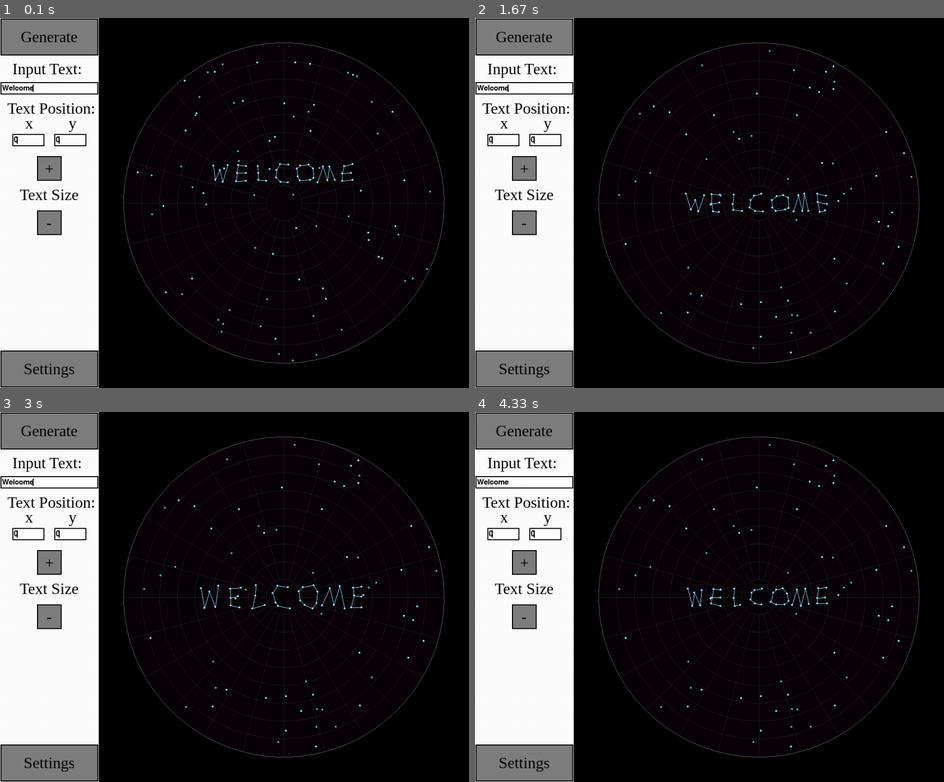
Above: before the commit, frames 1-4 (two rows, left to right).
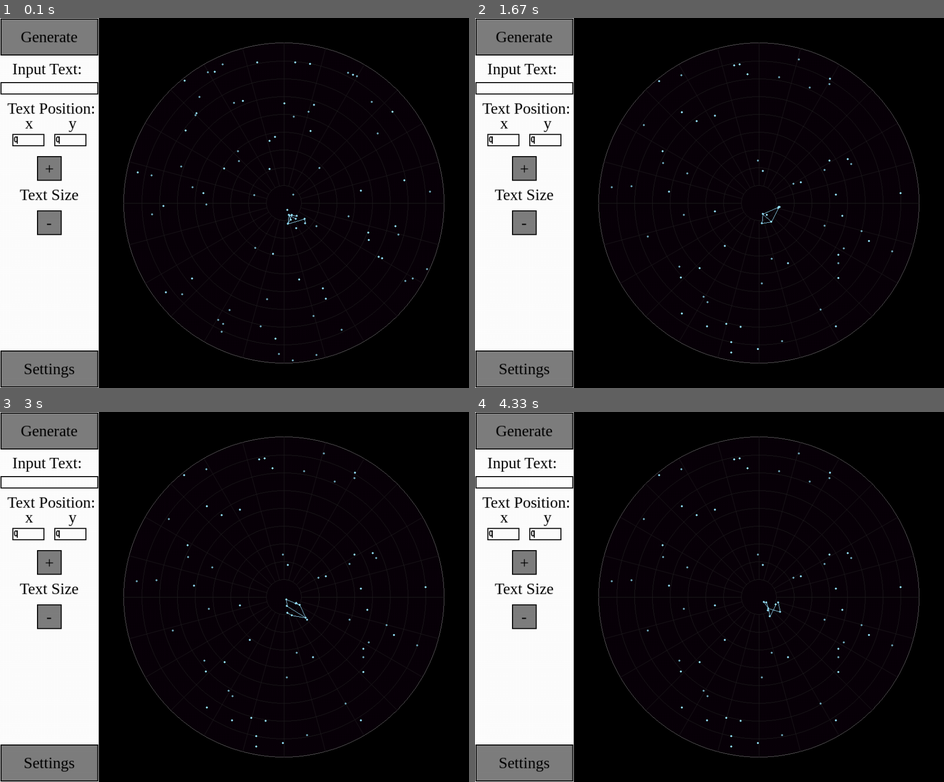
Above: after the commit, the same moments.

Repository: stephenfinch/Star-Map-Generator_v2
Game: pygame game, started from main.py
Two runs of this game, one before a commit and one after it. Both use one fixed random seed, a clock stepped at 60 frames per second and the inputs below.
Inputs (mouse positions are in pixels of both pictures, inside the frame that each line leads up to):
- Up to frame 1 (0.1 s): no input
- Up to frame 2 (1.67 s): click (521, 36) at 0.38 s
- Up to frame 3 (3 s): click (46, 563) at 2.07 s
- Up to frame 4 (4.33 s): click (521, 615) at 3.73 s

The runs differ from the first frame. In frame 1, 0.4% of the frame differs, in the area x 0-76%, y 17-56%; in frame 2, 0.6%; in frame 3, 0.7%, in the area x 0-94%, y 8-91%; in frame 4, 0.6%.

Commit message:
Update
random constellations

Diff:
--- a/backend.py
+++ b/backend.py
@@ -30,10 +30,7 @@
         else:
             settings.number_of_stars = 0
             temp_text = "0"
-        textbox = get_input_object("starcount")
-        textbox.text_object.input_string = temp_text
-        textbox.text_object.cursor_position = len(temp_text.strip())
-        textbox.text_object.update([])
+        change_textbox("starcount", temp_text.strip())
     elif action == "showgrid":
         settings.show_grid = not settings.show_grid
     elif action == "showconstellations":
@@ -47,16 +44,13 @@
             settings.text_size -= 5
         perform_action("rewrite", settings)
     elif action == "rewrite":
-        textbox = get_input_object("textString")
         temp_string = query_input("textString")
         temp_text = ""
         for char in temp_string:
             if char.isalpha() or char == " ":
                 temp_text += char
         settings.text_input = temp_text.strip()
-        textbox.text_object.input_string = temp_text.strip()
-        textbox.text_object.cursor_position = len(temp_text.strip())
-        textbox.text_object.update([])
+        change_textbox("textString", temp_text.strip())
         perform_action("starcount", settings)
         perform_action("textPosX", settings)
     elif action == "textPosX" or action == "textPosY":
@@ -67,6 +61,13 @@
                 strX += char
         if not strX:
             strX = "0"
+            change_textbox("textPosX", strX)
+        if abs(int(strX)) > 999:
+            if int(strX) < 0:
+                strX = "-999"
+            else:
+                strX = "999"
+            change_textbox("textPosX", strX)
         strY = ""
         posY = query_input("textPosY")
         for char in posY:
@@ -74,4 +75,17 @@
                 strY += char
         if not strY:
             strY = "0"
+            change_textbox("textPosY", strY)
+        if abs(int(strY)) > 999:
+            if int(strY) < 0:
+                strY = "-999"
+            else:
+                strY = "999"
+            change_textbox("textPosY", strY)
         settings.text_location = star_map.coerce_to_center(int(strX),int(strY))
+
+def change_textbox(textbox, string):
+    textbox = get_input_object(textbox)
+    textbox.text_object.input_string = string
+    textbox.text_object.cursor_position = len(string)
+    textbox.text_object.update([])
--- a/constellation.py
+++ b/constellation.py
@@ -8,10 +8,10 @@
         self.size = size #side length of the 5x5 grid
         self.center = center #x,y pos of the center of the grid
         self.grid_points = [] #list of list of points on the 5x5 grid
-        self.grid_lines = [] #list with each item being a line -- a line is a pair of points
+        self.grid_lines = [] #list with each item being a pair of points on the 5x5 grid
         self.point_spacing = self.size // 4
         self.star_points = [] #list of star objects that are placed at the right points
-        self.star_lines = [] #
+        self.star_lines = [] #list of pairs of points ready to be drawn into star objects and lines using the pygame draw.lines function
         self.point_dict = {}
 
     ### This function can draw the constellation using its own data (self)
@@ -59,3 +59,66 @@
             pygame.draw.circle(main_surface, star.color, (star.x, star.y), star.size, 0)
         for line in self.star_lines:
             pygame.draw.lines(main_surface, settings.star_color, False, line, 1)
+
+
+
+class Random_Constellation(Constellation):
+
+    def __init__(self, size, center, settings, orientation=0, is_inverted=False):
+        self.orientation = orientation
+        self.is_inverted = is_inverted
+        super().__init__(size, center, settings)
+
+    def change_orientation(self, shift): # num can be [0,3] and will indicate the orientation -- 0 is default and it rotates clockwise as num increases
+        def translate(num, shift):
+            oldX = (num - 1) % 5 + 1
+            oldY = (num - 1) // 5 + 1
+            if shift == 1:
+                newX = oldY
+                newY = 5 - ((oldX - 1) % 5)
+            elif shift == 2:
+                newX = 5 - ((oldX - 1) % 5)
+                newY = 5 - ((oldY - 1) % 5)
+            elif shift == 3:
+                newX = 5 - ((oldY - 1) % 5)
+                newY = oldX
+            return (newY - 1) * 5 + newX
+
+        new_grid_points = []
+        for group in self.grid_points:
+            temp_group = []
+            for num in group:
+                temp_group.append(translate(num, shift))
+            new_grid_points.append(temp_group)
+        self.grid_points = new_grid_points
+        new_grid_lines = []
+        for group in self.grid_lines:
+            temp_group = []
+            for num in group:
+                temp_group.append((translate(num[0], shift), translate(num[1], shift)))
+            new_grid_lines.append(temp_group)
+        self.grid_lines = new_grid_lines
+
+    def invert(self):
+        new_grid_points = []
+        for group in self.grid_points:
+            temp_group = []
+            for num in group:
+                temp_group.append(((num - 1) // 5) * 5 + (5 - ((num - 1) % 5)))
+            new_grid_points.append(temp_group)
+        self.grid_points = new_grid_points
+        new_grid_lines = []
+        for group in self.grid_lines:
+            temp_group = []
+            for num in group:
+                temp_group.append((((num[0] - 1) // 5) * 5 + (5 - ((num[0] - 1) % 5)), ((num[1] - 1) // 5) * 5 + (5 - ((num[1] - 1) % 5))))
+            new_grid_lines.append(temp_group)
+        self.grid_lines = new_grid_lines
+
+
+    def draw(self, main_surface, settings):
+        if self.is_inverted:
+            self.invert()
+        if self.orientation != 0:
+            self.change_orientation(self.orientation)
+        super().draw(main_surface, settings)
--- a/draw.py
+++ b/draw.py
@@ -69,8 +69,8 @@
 #text boxes --> [num of stars, constellation text]
 main_textbox_list = [
     Textbox(action="textString", area=((1, 130), (198, 25)), border_size=2, spacing=1, max_length=15),
-    Textbox(action="textPosX", area=((25, 235), (65, 25)), border_size=2, spacing=1, max_length=3),
-    Textbox(action="textPosY", area=((110, 235), (65, 25)), border_size=2, spacing=1, max_length=3)
+    Textbox(action="textPosX", area=((25, 235), (65, 25)), border_size=2, spacing=1, max_length=4),
+    Textbox(action="textPosY", area=((110, 235), (65, 25)), border_size=2, spacing=1, max_length=4)
 ]
 
 settings_textbox_list = [
--- a/settings.py
+++ b/settings.py
@@ -2,8 +2,8 @@
     def __init__(self):
 
         #Main display
-        self.text_input = "Welcome"             #text box (maybe add numbers later)
-        self.text_size = 35                     #slider
+        self.text_input = '' #"Welcome"             #text box (maybe add numbers later)
+        self.text_size = 35                      #slider
         self.text_location = (0, 60)             #four buttons (arrows -- move the center)
 
         #Options display
@@ -12,6 +12,7 @@
         self.show_constellations = True         #button --> turn on/off constellations
         self.show_grid = True                   #button
         self.constellation_density = 0          #slider
+        self.number_of_constellations = 1 # fix using density and size later
         self.number_of_stars = 5000             #text box (int only)
 
         #Backend
--- a/star_map.py
+++ b/star_map.py
@@ -1,5 +1,5 @@
 from star import Star
-from constellation import Constellation
+from constellation import Constellation, Random_Constellation
 import random
 
 #create lots of star objects                                ### list_of_stars
@@ -63,15 +63,23 @@
                 self.list_of_constellations.append(temp_letter_constellation)
             if settings.show_constellations:
                 pass
-        #else:
-        #
+        else:
+
         #    # do something else for this part
-        #    for i in range(settings.number_of_constellations):
-        #        constellation_pick = random.randint(5,9)
-        #        temp_other_constellation = Constellation(self.constellation_size, (i*40 + self.Xcenter,i*40 + self.Ycenter), settings)
-        #        temp_other_constellation.grid_points.append(OTHER_CONSTELLATIONS.get(constellation_pick)[0])
-        #        temp_other_constellation.grid_lines.append(OTHER_CONSTELLATIONS.get(constellation_pick)[1])
-        #        self.list_of_constellations.append(temp_other_constellation)
+            for i in range(settings.number_of_constellations):
+
+                constellation_pick = random.randint(0, len(OTHER_CONSTELLATIONS) - 1)
+                temp_other_constellation = Random_Constellation(self.constellation_size, (400,400), settings, orientation=random.randint(0,3), is_inverted=random.randint(0,1))
+                temp_other_constellation.grid_points.append(OTHER_CONSTELLATIONS.get(constellation_pick)[0])
+                temp_other_constellation.grid_lines.append(OTHER_CONSTELLATIONS.get(constellation_pick)[1])
+                '''
+                new_constellation = test_random_constellations()
+                print(new_constellation)
+                temp_other_constellation = Random_Constellation(self.constellation_size, (400,400), settings, orientation=0, is_inverted=0)
+                temp_other_constellation.grid_points.append(new_constellation[0])
+                temp_other_constellation.grid_lines.append(new_constellation[1])
+                '''
+                self.list_of_constellations.append(temp_other_constellation)
 
 
 LETTER_CONSTELLATIONS = {
@@ -88,7 +96,7 @@
     'K':([2,4,12,22,24],[(2,12),(4,12),(12,22),(12,24)]),
     'L':([2,12,22,24],[(2,12),(12,22),(22,24)]),
     'M':([2,4,21,23,25],[(2,21),(2,23),(4,23),(4,25)]),
-    'N':([1,4,13,21,24],[(1,21),(1,13),(13,24),(24,4)]),
+    'N':([1,4,21,24],[(1,21),(1,24),(24,4)]),
     'O':([2,4,6,10,16,20,22,24],[(2,4),(2,6),(4,10),(6,16),(10,20),(16,22),(20,24),(22,24)]),
     'P':([2,3,9,12,13,22],[(2,12),(12,22),(2,3),(3,9),(9,13),(12,13)]),
     'Q':([2,4,6,10,16,19,20,22,24,25],[(2,4),(2,6),(4,10),(6,16),(10,20),(16,22),(19,25),(20,24),(22,24)]),
@@ -103,17 +111,55 @@
     'Z':([2,4,22,24],[(2,4),(4,22),(22,24)]),
     ' ':([],[])
 }
-'''
+
+
+def test_random_constellations():
+    output = [[],[]]
+    for point_index in range(random.randint(4,9)):
+        output[0].append(random.randint(1,26))
+
+    for point in output[0]:
+        point_pair = output[0][random.randint(0, len(output[0])-1)]
+        output[1].append((point, point_pair))
+    return output
+
 OTHER_CONSTELLATIONS = {
-    0:([],[]),
-    1:([],[]),
-    2:([],[]),
-    3:([],[]),
-    4:([],[]),
-    5:([3,5,11,15,21,23],[(11,23),(23,5),(21,3),(3,15)]),
-    6:([1,3,4,11,13,14,23,25],[(1,4),(3,23),(11,13),(23,14),(14,25)]),
-    7:([1,5,12,21,25],[(1,5),(1,12),(5,12),(5,21),(5,25),(21,25)]),
-    8:([1,3,12,25],[(1,12),(12,3),(3,25)]),
-    9:([1,3,5,13,22,24],[(1,13),(3,13),(5,13),(22,13),(24,13)]),
+    0:([3,5,11,15,21,23],[(11,23),(23,5),(21,3),(3,15)]),
+    1:([1,3,4,11,13,14,23,25],[(1,3),(3,4),(3,13),(13,23),(11,13),(23,14),(14,25)]),
+    2:([1,5,12,21,25],[(1,5),(1,12),(5,12),(5,21),(5,25),(21,25)]),
+    3:([1,3,12,25],[(1,12),(12,3),(3,25)]),
+    4:([1,3,5,13,22,24],[(1,13),(3,13),(5,13),(22,13),(24,13)]),
+    5:([[23, 5, 22, 14, 1, 26, 25], [(23, 22), (5, 14), (22, 22), (14, 1), (1, 14), (26, 1), (25, 14)]]),
+    6:([[21, 2, 19, 4, 11, 9], [(21, 9), (2, 9), (19, 19), (4, 2), (11, 2), (9, 11)]]),
+    7:([[1, 25, 19, 11, 7, 20, 7, 3, 20], [(1, 3), (25, 20), (19, 20), (11, 7), (7, 3), (20, 20), (7, 3), (3, 20), (20, 20)]]),
+    8:([[19, 21, 3, 10, 12, 25, 22, 12], [(19, 3), (21, 12), (3, 12), (10, 12), (12, 22), (25, 10), (22, 21), (12, 10)]]),
+    9:([[16, 1, 10, 17, 3, 19], [(16, 17), (1, 10), (10, 17), (17, 19), (3, 17), (19, 3)]]),
+    10:([[22, 17, 25, 26, 24, 9, 14, 26, 14], [(22, 17), (17, 26), (25, 9), (26, 24), (24, 25), (9, 26), (14, 14), (26, 26), (14, 9)]]),
+    11:([[22, 8, 9, 26, 21, 25, 17], [(22, 8), (8, 9), (9, 8), (26, 22), (21, 22), (25, 21), (17, 9)]]),
+    12:([[22, 24, 18, 20, 9, 7, 6], [(22, 20), (24, 9), (18, 7), (20, 24), (9, 18), (7, 7), (6, 7)]]),
+    13:([[12, 12, 9, 12, 1, 14, 20, 12], [(12, 1), (12, 20), (9, 1), (12, 12), (1, 12), (14, 1), (20, 9), (12, 12)]]),
+    14:([[22, 6, 20, 16, 24, 22, 18, 16], [(22, 6), (6, 24), (20, 22), (16, 6), (24, 24), (22, 6), (18, 16), (16, 16)]]),
+    15:([[25, 15, 24, 22, 23], [(25, 15), (15, 22), (24, 15), (22, 25), (23, 24)]]),
+    16:([[12, 21, 19, 22, 13, 25, 20], [(12, 12), (21, 22), (19, 25), (22, 25), (13, 22), (25, 12), (20, 19)]]),
+    17:([[26, 23, 1, 18], [(26, 18), (23, 1), (1, 26), (18, 23)]]),
+    18:([[1, 22, 14, 4, 6, 4, 22, 1, 11], [(1, 4), (22, 14), (14, 14), (4, 1), (6, 14), (4, 14), (22, 14), (1, 1), (11, 4)]]),
+    19:([[23, 20, 12, 21, 1, 13], [(23, 21), (20, 20), (12, 23), (21, 12), (1, 23), (13, 23)]]),
+    20:([[22, 18, 11, 7, 21, 19, 19], [(22, 22), (18, 19), (11, 22), (7, 11), (21, 21), (19, 19), (19, 21)]]),
+    21:([[16, 9, 8, 18, 23, 16, 12, 22], [(16, 16), (9, 18), (8, 22), (18, 23), (23, 23), (16, 16), (12, 12), (22, 16)]]),
+    22:([[21, 1, 8, 4, 7, 3, 13, 12, 22], [(21, 22), (1, 3), (8, 1), (4, 4), (7, 3), (3, 12), (13, 3), (12, 12), (22, 1)]]),
+    23:([[5, 3, 7, 10, 22, 2, 3], [(5, 10), (3, 7), (7, 3), (10, 5), (22, 10), (2, 10), (3, 22)]]),
+    24:([[11, 11, 23, 16, 22, 5], [(11, 16), (11, 5), (23, 11), (16, 11), (22, 11), (5, 16)]]),
+    25:([[12, 6, 21, 13], [(12, 13), (6, 12), (21, 6), (13, 21)]]),
+    26:([[25, 6, 14, 19, 14, 12, 11, 6], [(25, 14), (6, 14), (14, 14), (19, 14), (14, 14), (12, 6), (11, 6), (6, 19)]]),
+    27:([[10, 3, 14, 23, 11, 7, 10], [(10, 7), (3, 10), (14, 7), (23, 10), (11, 7), (7, 14), (10, 10)]]),
+    28:([[24, 19, 19, 21, 10, 13, 13, 11, 1], [(24, 19), (19, 13), (19, 10), (21, 13), (10, 1), (13, 19), (13, 10), (11, 11), (1, 13)]]),
+    29:([[20, 24, 13, 22, 5], [(20, 22), (24, 5), (13, 20), (22, 24), (5, 5)]]),
+    30:([[26, 3, 25, 26, 25, 25, 20, 16], [(26, 20), (3, 25), (25, 20), (26, 26), (25, 16), (25, 25), (20, 3), (16, 25)]]),
+    31:([[4, 14, 3, 25, 17, 3, 12, 18, 3], [(4, 14), (14, 3), (3, 14), (25, 25), (17, 18), (3, 12), (12, 17), (18, 3), (3, 14)]]),
+    32:([[25, 4, 15, 14, 16], [(25, 16), (4, 16), (15, 25), (14, 16), (16, 14)]]),
+    33:([[19, 5, 13, 14, 21, 5, 2], [(19, 5), (5, 5), (13, 14), (14, 5), (21, 13), (5, 5), (2, 21)]]),
+    34:([[26, 2, 13, 15, 15, 19, 10], [(26, 19), (2, 10), (13, 10), (15, 13), (15, 15), (19, 26), (10, 13)]]),
+    35:([[13, 24, 15, 17, 20, 4], [(13, 15), (24, 4), (15, 13), (17, 17), (20, 17), (4, 15)]]),
+    36:([[25, 26, 1, 1, 23, 18, 15], [(25, 23), (26, 26), (1, 15), (1, 23), (23, 15), (18, 18), (15, 25)]])
+
 }
-'''
Not shown, changed: ToDo.txt
